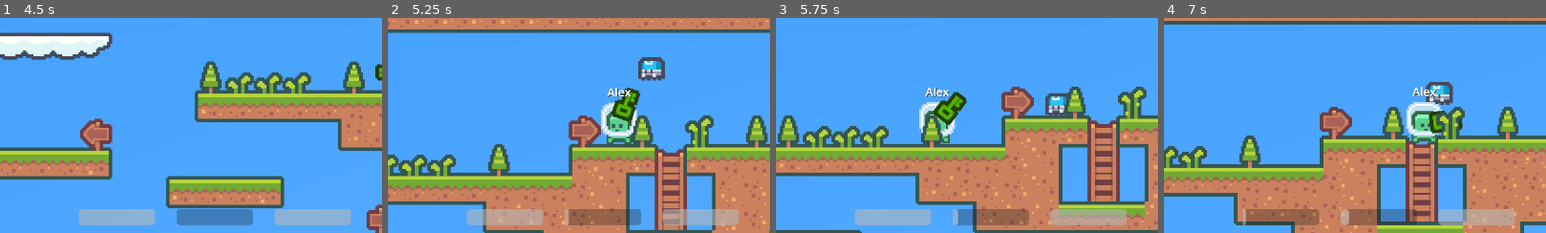
Above: before the commit, frames 1-4 (left to right).
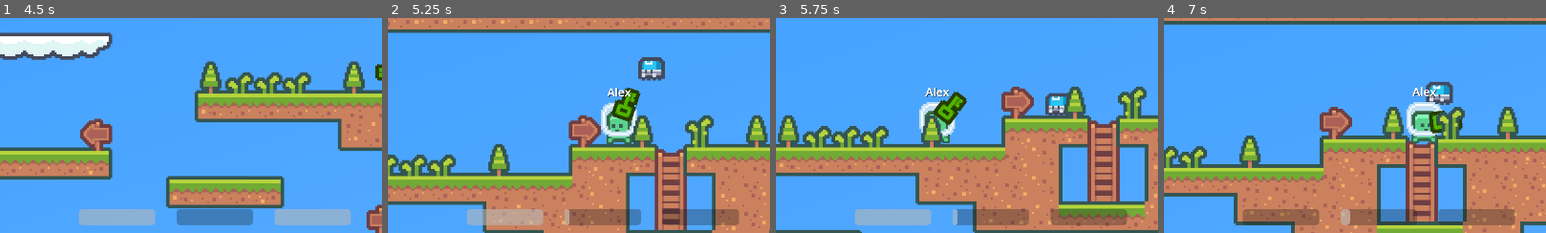
Above: after the commit, the same moments.

Repository: F1zzy31f/Glob-Game
Game: Godot game, scene res://scenes/MainMenu.tscn
The game is run twice, just before and just after one commit, with the same random seed, the same clock (stepped at 60 frames per second) and the same inputs.
Inputs (mouse positions are % of the whole screen's width and height, from its top left):
- Up to frame 1 (4.5 s): click (50, 38) at 0.52 s; type "Alex" at 0.6 s; click "Play" at 1.25 s; click (50, 38) at 2.02 s; type "12" at 2.1 s; click "Host Game" at 2.75 s; tap Enter at 3.5 s; move the mouse to (72, 45) at 3.52 s; hold D (move_right) from 3.53 s (still down); tap Q (ability_active_1) at 3.6 s; tap Space (jump) at 3.77 s; move the mouse to (30, 55) at 4.27 s; tap E (ability_active_2) at 4.35 s
- Up to frame 2 (5.25 s): tap Space (jump) at 4.52 s; move the mouse to (60, 28) at 5.02 s; release D (move_right) at 5.03 s; hold A (move_left) from 5.03 s (still down); tap Z (ability_ultimate) at 5.1 s
- Up to frame 3 (5.75 s): keep holding A (move_left)
- Up to frame 4 (7 s): move the mouse to (45, 70) at 5.77 s; release A (move_left) at 5.78 s; hold D (move_right) from 5.78 s (still down); click (45, 70) at 5.85 s; tap Space (jump) at 6.02, 6.77 s; move the mouse to (80, 65) at 6.52 s; tap Q (ability_active_1) at 6.6 s
The pictures show only the part of the screen within x 22-72%, y 45-95%; the shares and areas given below are measured in that part.

Frame 1 is identical in both runs. In frame 2, 1.5% of the frame differs, in the area x 47-92%, y 88-97%; in frame 3, 1.5%; in frame 4, 1.6%, in the area x 20-92%, y 88-97%.

Commit message:
Fix overhead ui and ultimate ui

Diff:
--- a/scenes/Player.tscn
+++ b/scenes/Player.tscn
@@ -197,7 +197,6 @@
 [node name="CanvasLayer" type="CanvasLayer" parent="."]
 
 [node name="UI" type="Control" parent="CanvasLayer"]
-visible = false
 layout_mode = 3
 anchors_preset = 15
 anchor_right = 1.0
@@ -287,6 +286,7 @@
 grow_horizontal = 2
 grow_vertical = 2
 max_value = 32.0
+step = 1.0
 value = 32.0
 show_percentage = false
 
@@ -326,6 +326,7 @@
 grow_horizontal = 2
 grow_vertical = 2
 max_value = 32.0
+step = 1.0
 value = 32.0
 show_percentage = false
 
@@ -364,8 +365,9 @@
 offset_bottom = 13.5
 grow_horizontal = 2
 grow_vertical = 2
-max_value = 32.0
-value = 32.0
+max_value = 1.0
+step = 1.0
+value = 1.0
 show_percentage = false
 
 [node name="TeamDown" type="Button" parent="CanvasLayer/UI"]
--- a/scripts/Player.gd
+++ b/scripts/Player.gd
@@ -77,12 +77,14 @@
 
 	ability_ui_active1.get_child(0).text = abilities.get_child(1).name
 	ability_ui_active1.get_child(1).value = abilities.get_child(1).recharge_timer
+	ability_ui_active1.get_child(1).max_value = abilities.get_child(1).active_recharge
 
 	ability_ui_active2.get_child(0).text = abilities.get_child(2).name
 	ability_ui_active2.get_child(1).value = abilities.get_child(2).recharge_timer
+	ability_ui_active2.get_child(1).max_value = abilities.get_child(2).active_recharge
 
 	ability_ui_ultimate.get_child(0).text = abilities.get_child(3).name
-	ability_ui_ultimate.get_child(1).value = abilities.get_child(3).recharge_timer
+	ability_ui_ultimate.get_child(1).value = 1 if abilities.get_child(3).ultimate_charge else 0
 
 	# Update
 	ambient_healing_timer += delta
